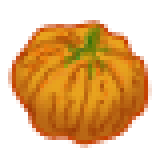
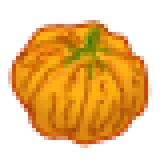
Layer changes from the first 160px x 160px image to the second:
"Слой 2": opacity 62% → 39% over [12, 24, 148, 144]
painted on "Фигура 3" over [12, 24, 148, 144]
